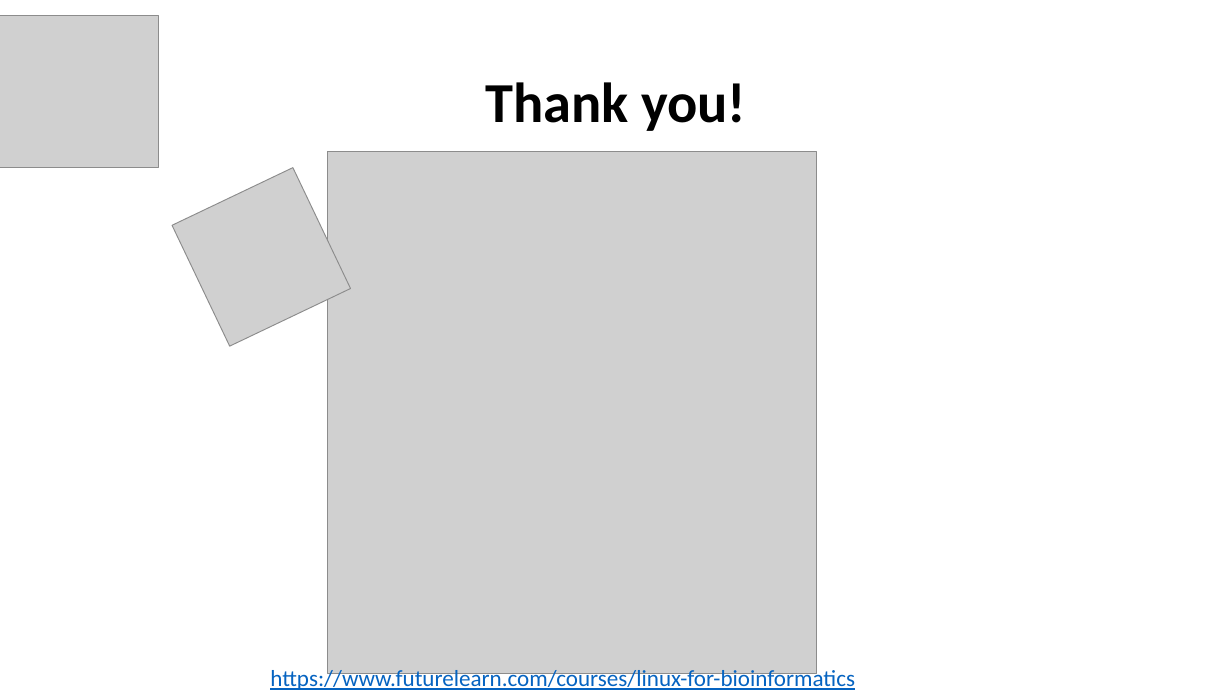
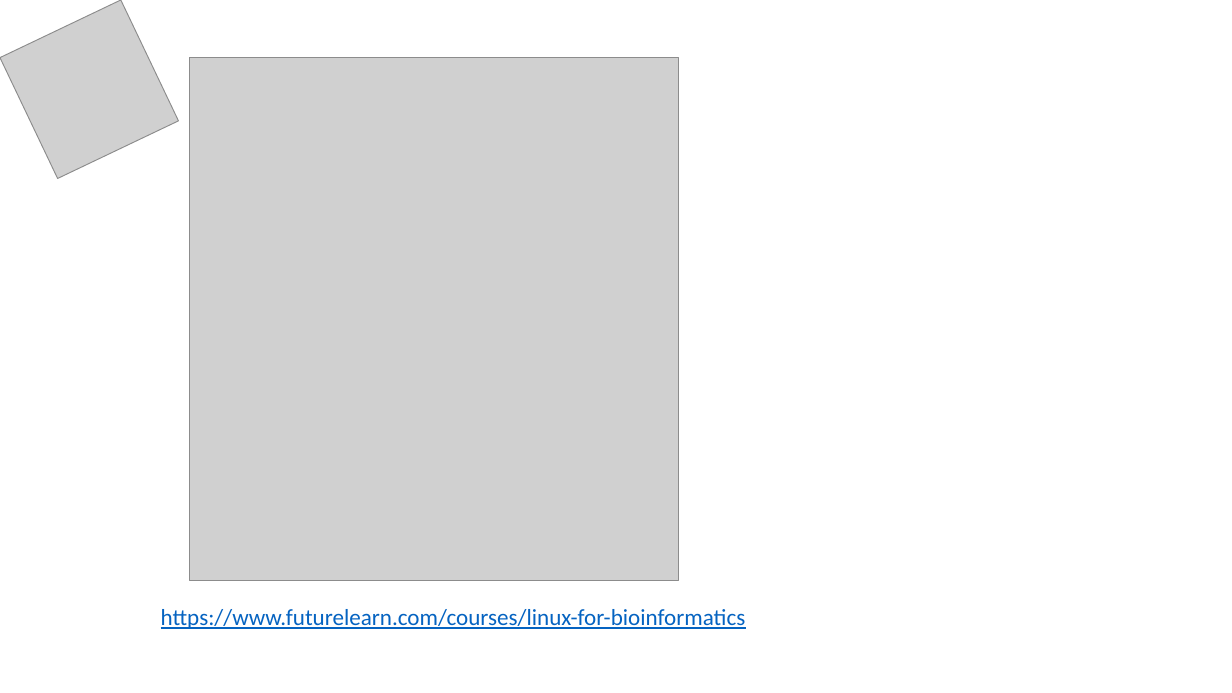
Before and after one commit to rsgturkey/Workshop2021, a slide deck: slide 19 of Command_Line_Basics/Command_Line_Basics.pptx (slide 16 before the commit). Drawn at 1232x693 pixels with LibreOffice and Linux fonts; fonts in the diff are those of the drawing; grey boxes stand for pictures. Boxes give left, top, right and bottom in pixels: in the first picture for what was removed or moved away, otherwise in the second. Text is boxed around its words. In the diff, an @@ line names an element or a change of style, - is before the commit and + after.

```diff
--- a/Command_Line_Basics/Command_Line_Basics.pptx
+++ b/Command_Line_Basics/Command_Line_Basics.pptx
@@ picture: place and size @@
-picture at [172, 168, 350, 347]
+picture at [0, 0, 179, 179]
@@ picture removed at [0, 16, 159, 167] @@
@@ picture: place and size @@
-picture at [328, 152, 817, 674]
+picture at [189, 58, 678, 580]
@@ title removed at [485, 82, 746, 131] @@
-Thank you!
@@ text "https://www.futurelearn.com/courses/linux-for-bioinformatics" rewrapped from [270, 667, 855, 693] to [161, 609, 746, 629] @@
```
Also in this commit, not shown: 15 other slides changed, 3 slides added, 3 other files.
